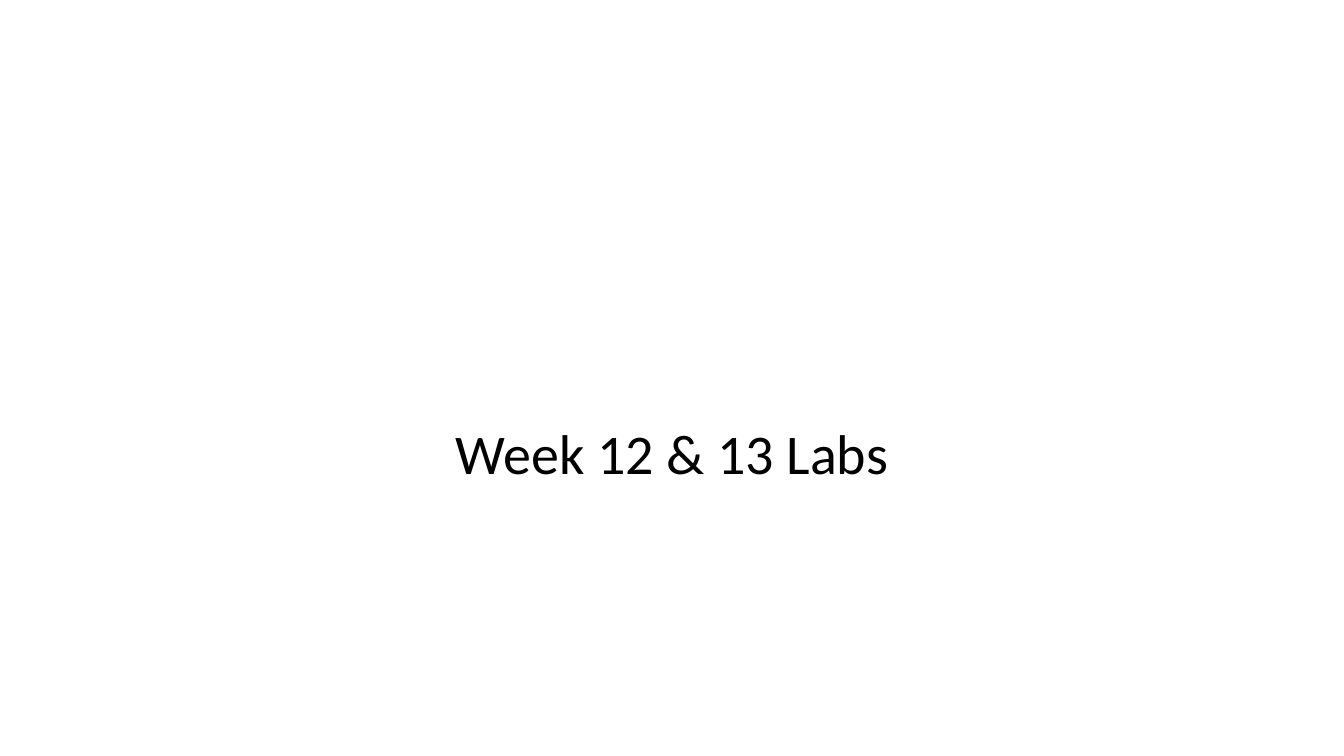
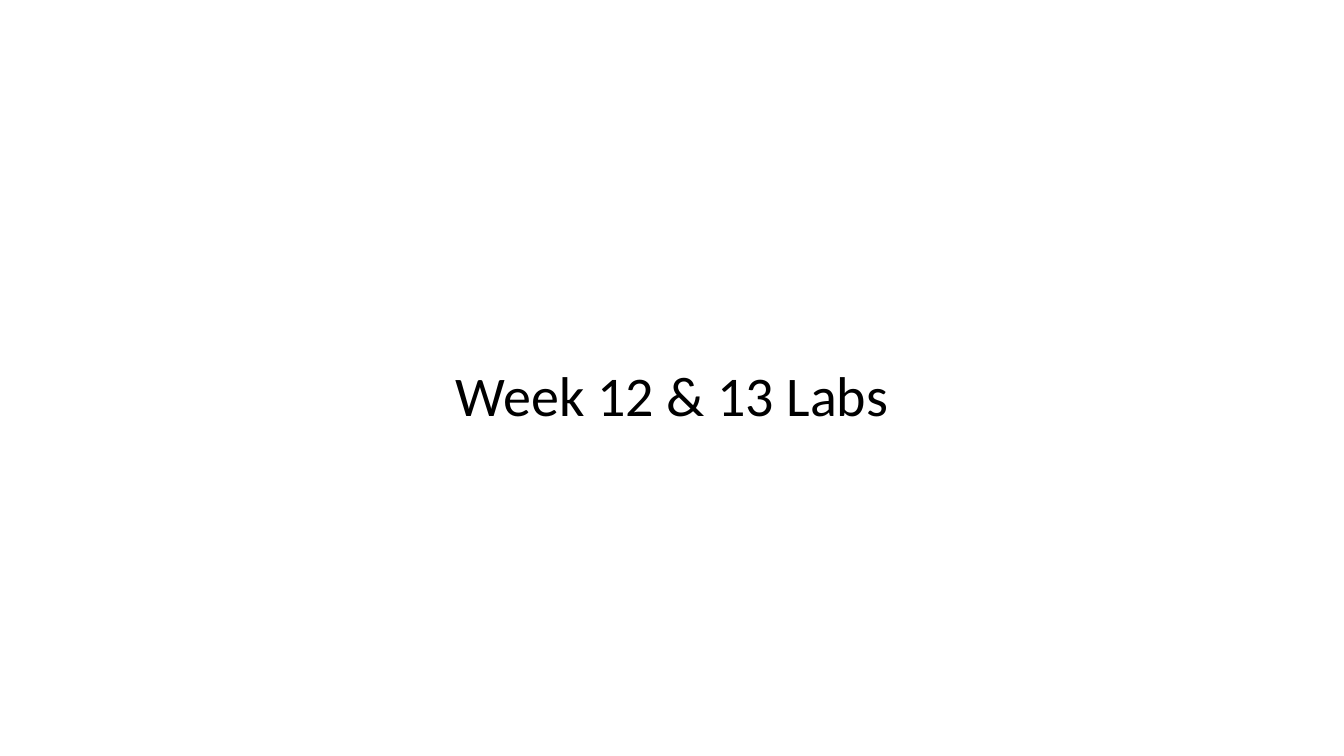
Before and after one commit to EricJPogue/www-epogue-info, a slide deck: slide 6 of CPSC-24700/Presentations/session-34.pptx (slide 3 before the commit). Drawn at 1344x756 pixels with LibreOffice and Linux fonts; fonts in the diff are those of the drawing. Boxes give left, top, right and bottom in pixels: in the first picture for what was removed or moved away, otherwise in the second. Text is boxed around its words. In the diff, an @@ line names an element or a change of style, - is before the commit and + after.

```diff
--- a/CPSC-24700/Presentations/session-34.pptx
+++ b/CPSC-24700/Presentations/session-34.pptx
@@ title "Week 12 & 13 Labs": place and size @@
-title "Week 12 & 13 Labs" at bbox=[456, 435, 888, 475]
+title "Week 12 & 13 Labs" at bbox=[456, 377, 888, 417]
```
Also in this commit, not shown: 2 other slides changed, 3 slides added, 1 other file.
